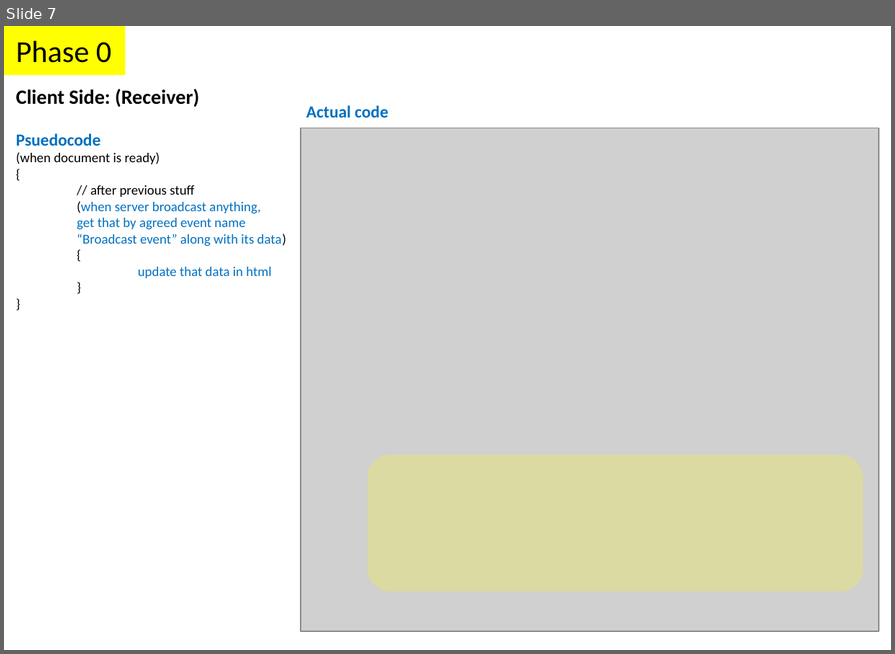
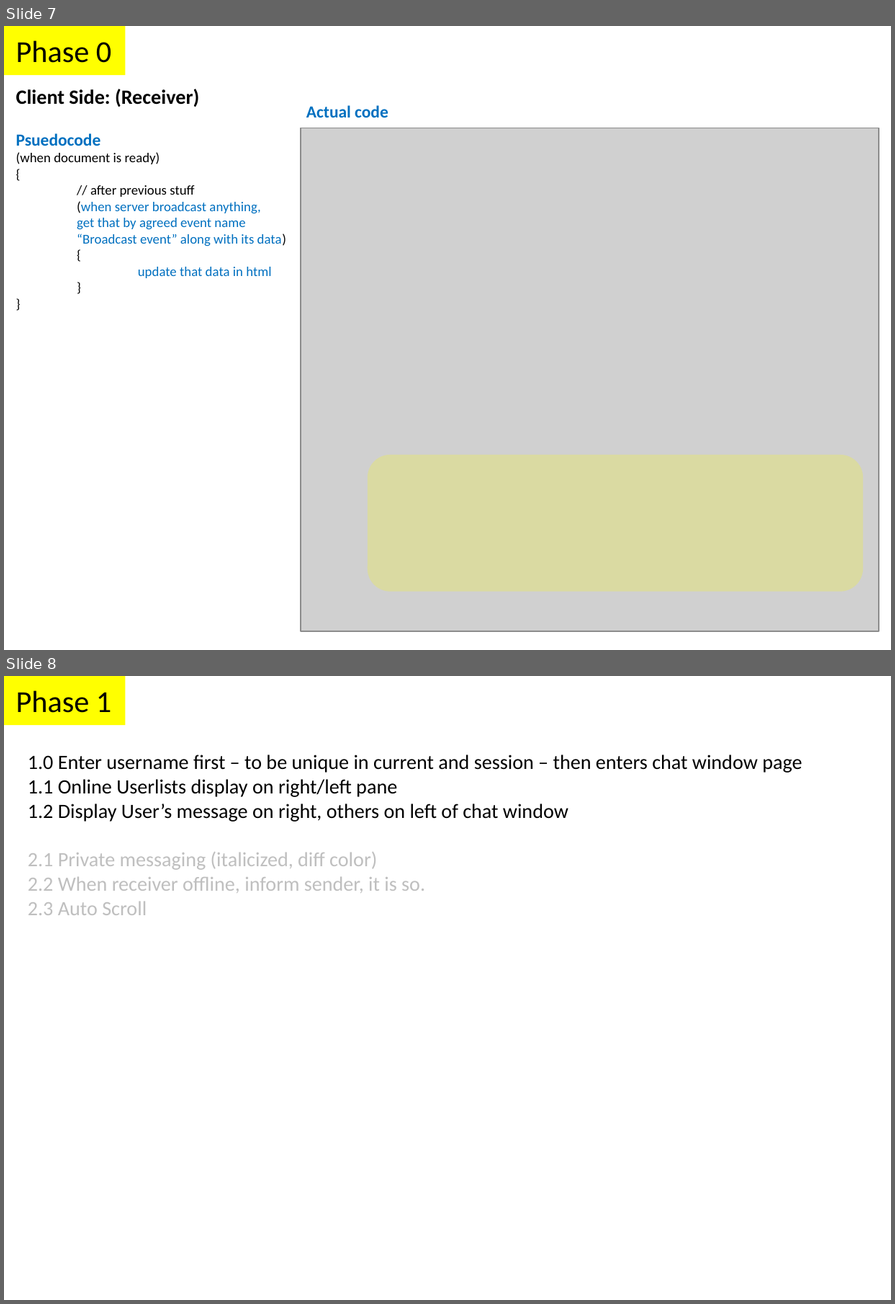
Before and after one commit to parthi2929/awesome-socket-io, a slide deck: Illustrations.pptx. Shown one above the other, each under a label of ours: slide 7 before the commit, slides 7 and 8 after it. The pictures are 895x654 and 895x1304 pixels, drawn with LibreOffice and Linux fonts; fonts in the diff are those of the drawing; grey boxes stand for pictures. Boxes give left, top, right and bottom in pixels: in the first picture for what was removed or moved away, otherwise in the second. Text is boxed around its words. In the diff, an @@ line names an element or a change of style, - is before the commit and + after.

```diff
--- a/Illustrations.pptx
+++ b/Illustrations.pptx
@@ slide 8 added at (4,676,891,1300), background #FFFFFF @@
@@ rectangle added at (4,676,126,725), fill #FFFF00, 18 pt, text #000000 @@
+Phase 1
@@ text added at (28,754,802,915), 12 pt, text #000000 @@
+1.0 Enter username first – to be unique in current and session – then enters chat window page
+1.1 Online Userlists display on right/left pane
+1.2 Display User’s message on right, others on left of chat window
+2.1 Private messaging (italicized, diff color)
+2.2 When receiver offline, inform sender, it is so.
+2.3 Auto Scroll
```
Also in this commit, not shown: 3 other slides added, 6 other files.
